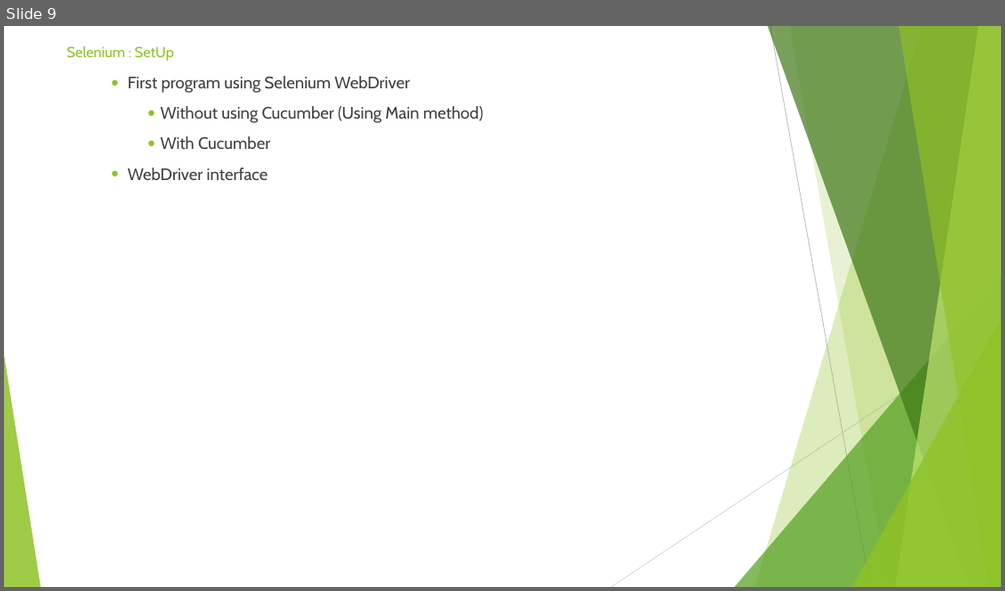
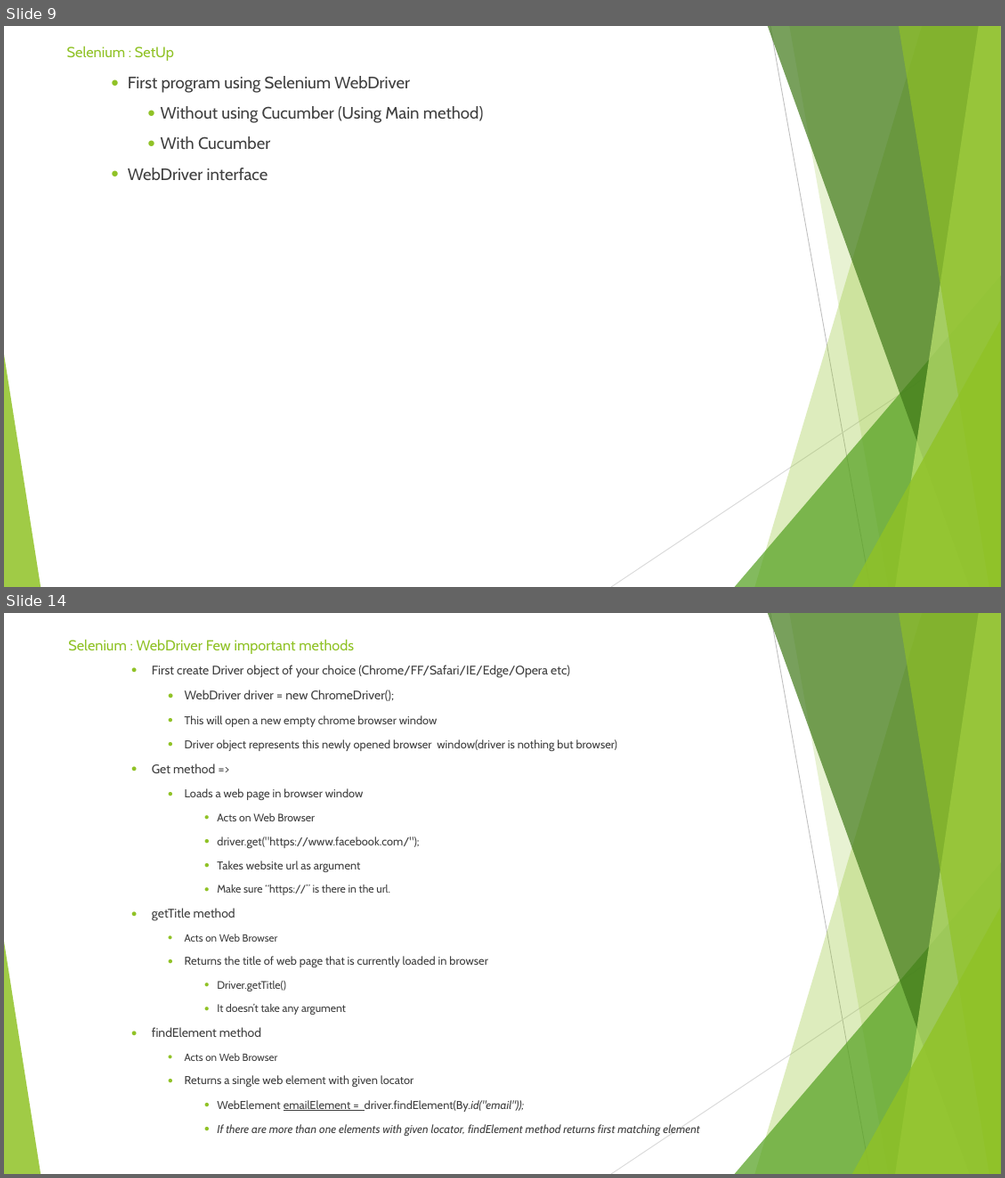
Before and after one commit to sidissir/mk-selenium-training, a slide deck: SeleniumPPT.pptx. Shown one above the other, each under a label of ours: slide 9 before the commit, slides 9 and 14 after it; the slides between them are not shown. The pictures are 1005x591 and 1005x1178 pixels, drawn with LibreOffice and Linux fonts; fonts in the diff are those of the drawing. Boxes give left, top, right and bottom in pixels: in the first picture for what was removed or moved away, otherwise in the second. Text is boxed around its words. In the diff, an @@ line names an element or a change of style, - is before the commit and + after.

Commit message:
committing Locators

```diff
--- a/SeleniumPPT.pptx
+++ b/SeleniumPPT.pptx
@@ slide 14 added at bbox=[4, 613, 1001, 1174], background #FFFFFF; not listed: 10 template elements that a slide beside it also shows @@
@@ title added at bbox=[68, 639, 354, 654], 14 pt, text #90C226 @@
+Selenium : WebDriver Few important methods
@@ text added at bbox=[152, 665, 699, 1135], 11 pt, text #3F3F3F @@
+● First create Driver object of your choice (Chrome/FF/Safari/IE/Edge/Opera etc)
+  ● WebDriver driver = new ChromeDriver();
+  ● This will open a new empty chrome browser window
+  ● Driver object represents this newly opened browser window(driver is nothing but browser)
+● Get method =>
+  ● Loads a web page in browser window
+    ● Acts on Web Browser
+    ● driver.get("https://www.facebook.com/");
+    ● Takes website url as argument
+    ● Make sure “https://” is there in the url.
+● getTitle method
+  ● Acts on Web Browser
+  ● Returns the title of web page that is currently loaded in browser
+    ● Driver.getTitle()
+    ● It doesn’t take any argument
+● findElement method
+  ● Acts on Web Browser
+  ● Returns a single web element with given locator
+    ● WebElement emailElement = driver.findElement(By.id("email"));
+    ● If there are more than one elements with given locator, findElement method returns first matching element
```
Also in this commit, not shown: 6 slides changed, 10 other slides added, 1 slide removed, 16 other files.
